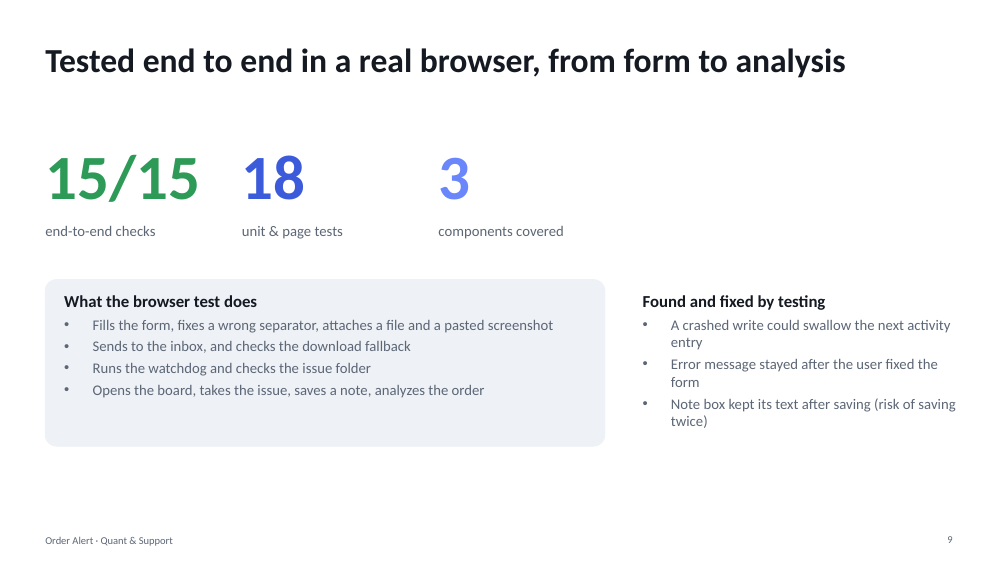
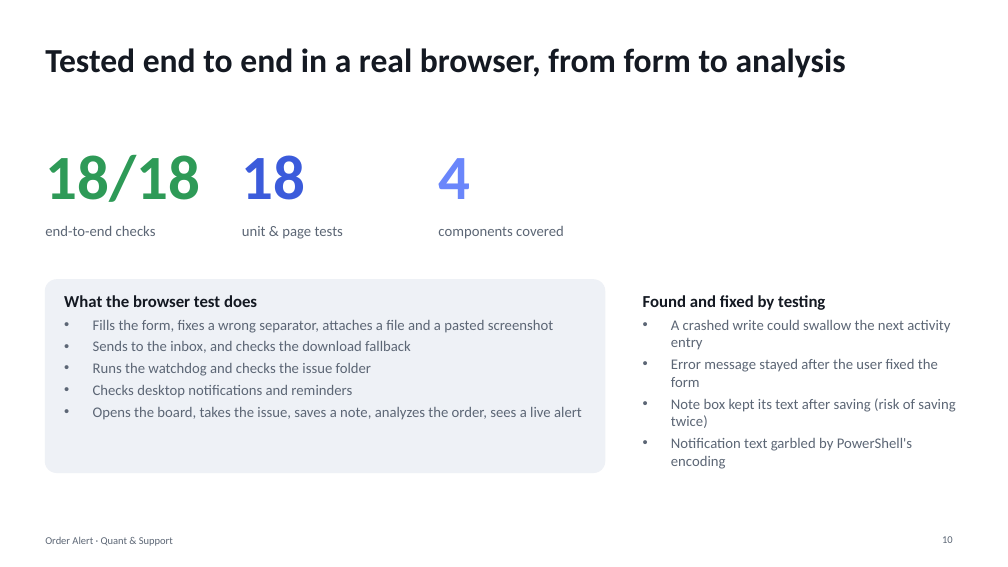
Before and after one commit to kas77000/Grievances, a slide deck: slide 10 of docs/Order-Alert.pptx (slide 9 before the commit). Drawn at 1008x567 pixels with LibreOffice and Linux fonts; fonts in the diff are those of the drawing. Boxes give left, top, right and bottom in pixels: in the first picture for what was removed or moved away, otherwise in the second. Text is boxed around its words. In the diff, an @@ line names an element or a change of style, - is before the commit and + after.

```diff
--- a/docs/Order-Alert.pptx
+++ b/docs/Order-Alert.pptx
@@ text at [45,154,200,202]: text changed @@
-15/15
+18/18
@@ text at [438,158,470,199]: text changed @@
-3
+4
@@ rounded rectangle: place and size @@
-rounded rectangle at [45,280,605,446]
+rounded rectangle at [45,280,605,473]
@@ rounded rectangle at [45,280,605,473]: proportions changed @@
@@ text at [93,385,582,420]: text changed @@
-• Opens the board, takes the issue, saves a note, analyzes the order
+• Checks desktop notifications and reminders
+• Opens the board, takes the issue, saves a note, analyzes the order, sees a live alert
@@ text at [671,438,912,469]: paragraph added @@
+• Notification text garbled by PowerShell's encoding
@@ page number at [942,536,953,543]: text changed @@
-9
+10
```
Also in this commit, not shown: 2 other slides changed, 1 slide added, 21 other files.
